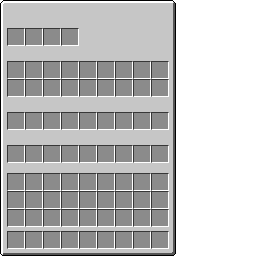
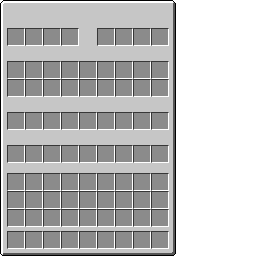
Comparing the layer stacks of the two 256x256 images. Changes:
painted on "Slots" over [97,28,169,46]
